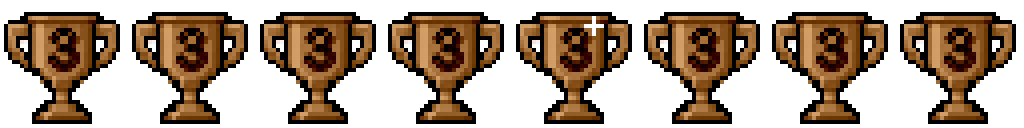
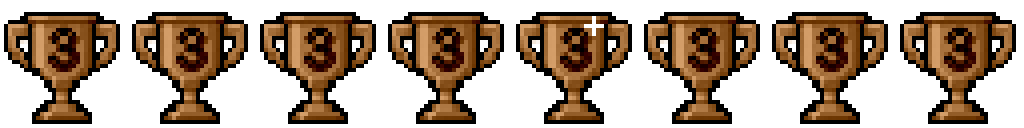
Before/after of a 1024 x 128 layered artwork. What changed in the layer stack:
painted on "Anim Frame 8" over [left=936, top=80, right=980, bottom=84]
painted on "Anim Frame 7" over [left=808, top=80, right=852, bottom=84]
painted on "Anim Frame 6" over [left=680, top=80, right=724, bottom=84]
painted on "Anim Frame 5" over [left=552, top=80, right=596, bottom=84]
painted on "Anim Frame 4" over [left=424, top=80, right=468, bottom=84]
painted on "Anim Frame 3" over [left=296, top=80, right=340, bottom=84]
painted on "Anim Frame 2" over [left=168, top=80, right=212, bottom=84]
painted on "Anim Frame 1" over [left=40, top=80, right=84, bottom=84]
